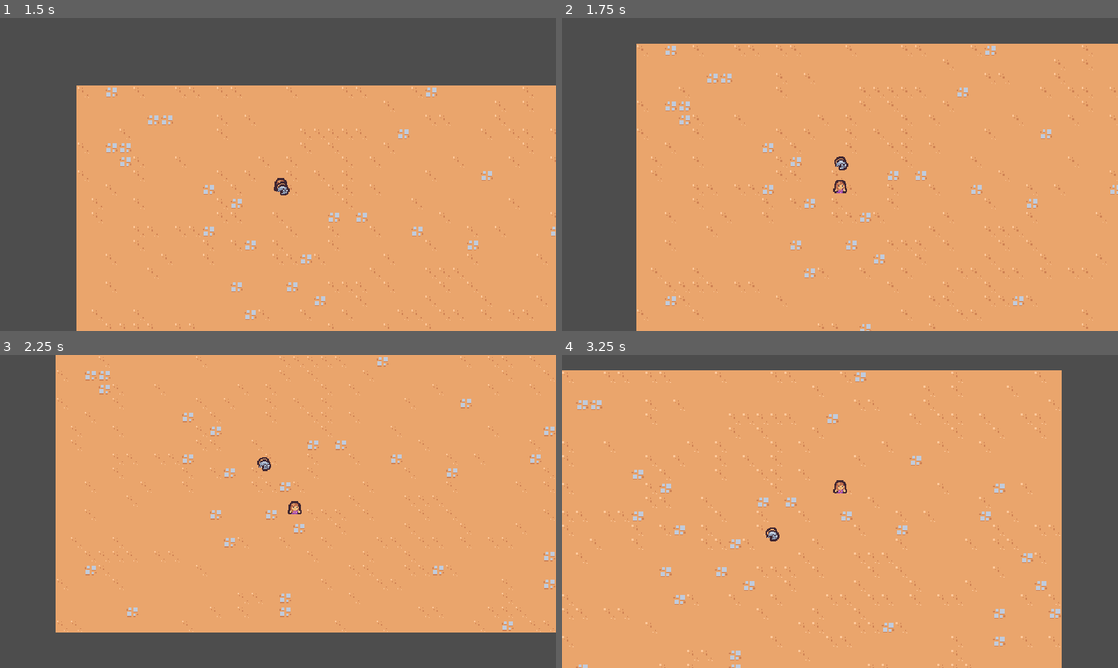
Above: before the commit, frames 1-4 (two rows, left to right).
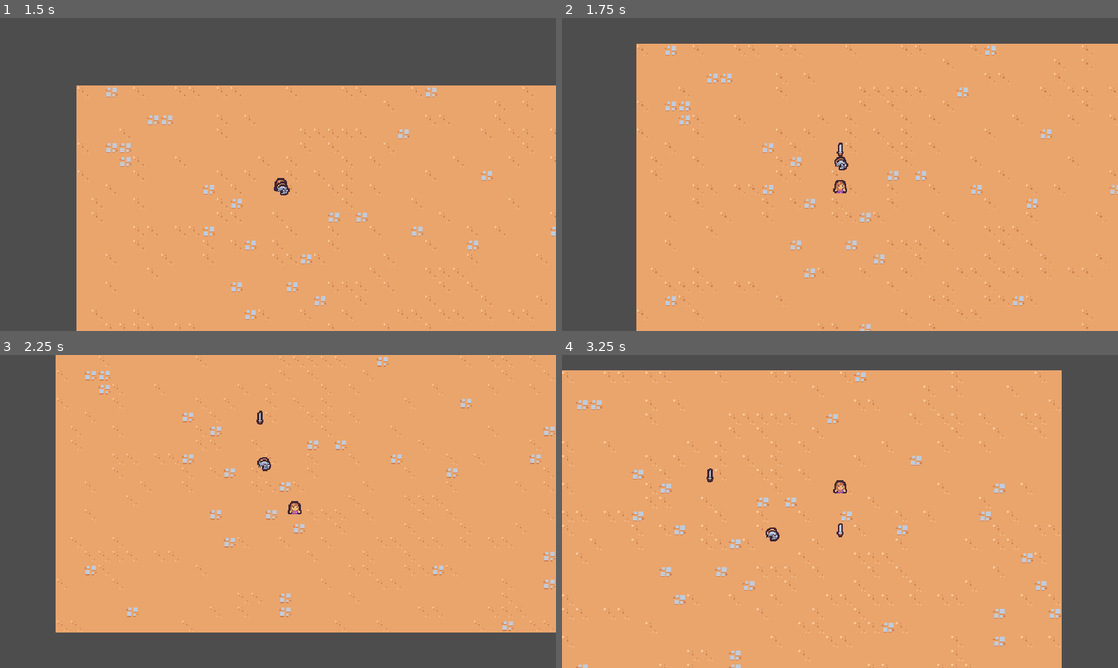
Above: after the commit, the same moments.

Repository: lilyplum/godot-tutorial
Game: Godot game, scene res://scenes/main/main.tscn
Two runs of this game, one before a commit and one after it. Both use one fixed random seed, a clock stepped at 60 frames per second and the inputs below.
Inputs:
- Up to frame 1 (1.5 s): hold D (move_right) 0.53-1.28 s; hold S (move_down) from 1.28 s (still down)
- Up to frame 2 (1.75 s): keep holding S (move_down)
- Up to frame 3 (2.25 s): release S (move_down) at 2.03 s; hold D (move_right) from 2.03 s (still down)
- Up to frame 4 (3.25 s): release D (move_right) at 2.78 s; hold W (move_up) from 2.78 s (still down)

Frame 1 is identical in both runs. In frame 2, less than 0.1% of the frame differs, in the area x 49-51%, y 39-45%; in frame 3, less than 0.1%; in frame 4, less than 0.1%, in the area x 26-51%, y 36-59%.

Commit message:
add sowrd

Diff:
--- /dev/null
+++ b/2DSurvivor/scenes/ability/sword_ability/sword_ability.tscn
@@ -0,0 +1,9 @@
+[gd_scene load_steps=2 format=3 uid="uid://8t5roiy7c456"]
+
+[ext_resource type="Texture2D" uid="uid://cry7ltt8nv3m5" path="res://scenes/ability/sword_ability/sword.png" id="1_ebvkp"]
+
+[node name="SwordAbility" type="Node2D"]
+
+[node name="Sprite2D" type="Sprite2D" parent="."]
+texture = ExtResource("1_ebvkp")
+offset = Vector2(0, -4)
--- /dev/null
+++ b/2DSurvivor/scenes/ability/sword_ability_controller/sword_ability_controller.gd
@@ -0,0 +1,16 @@
+extends Node
+
+@export var sword_ability: PackedScene
+
+# Called when the node enters the scene tree for the first time.
+func _ready():
+	$Timer.timeout.connect(on_timer_timeout)
+
+func on_timer_timeout():
+	var player = get_tree().get_first_node_in_group("player") as Node2D
+	if player == null:
+		return
+
+	var sword_instance = sword_ability.instantiate() as Node2D
+	player.get_parent().add_child(sword_instance)
+	sword_instance.global_position = player.global_position
--- /dev/null
+++ b/2DSurvivor/scenes/ability/sword_ability_controller/sword_ability_controller.tscn
@@ -0,0 +1,12 @@
+[gd_scene load_steps=3 format=3 uid="uid://050vnfkp1twp"]
+
+[ext_resource type="Script" path="res://scenes/ability/sword_ability_controller/sword_ability_controller.gd" id="1_lgnm0"]
+[ext_resource type="PackedScene" uid="uid://8t5roiy7c456" path="res://scenes/ability/sword_ability/sword_ability.tscn" id="2_txn1w"]
+
+[node name="SwordAbilityController" type="Node"]
+script = ExtResource("1_lgnm0")
+sword_ability = ExtResource("2_txn1w")
+
+[node name="Timer" type="Timer" parent="."]
+wait_time = 1.5
+autostart = true
--- a/2DSurvivor/scenes/player/player.tscn
+++ b/2DSurvivor/scenes/player/player.tscn
@@ -1,7 +1,8 @@
-[gd_scene load_steps=4 format=3 uid="uid://d1xjxonb55c65"]
+[gd_scene load_steps=5 format=3 uid="uid://d1xjxonb55c65"]
 
 [ext_resource type="Script" path="res://scenes/player/player.gd" id="1_5lcoy"]
 [ext_resource type="Texture2D" uid="uid://bnbg1csukflb6" path="res://scenes/player/player.png" id="1_mhm7o"]
+[ext_resource type="PackedScene" uid="uid://050vnfkp1twp" path="res://scenes/ability/sword_ability_controller/sword_ability_controller.tscn" id="2_u0pal"]
 
 [sub_resource type="CircleShape2D" id="CircleShape2D_8s853"]
 radius = 5.0
@@ -10,6 +11,10 @@
 collision_layer = 0
 script = ExtResource("1_5lcoy")
 
+[node name="AbilityManager" type="Node" parent="."]
+
+[node name="SwordAbilityController" parent="AbilityManager" instance=ExtResource("2_u0pal")]
+
 [node name="Sprite2D" type="Sprite2D" parent="."]
 texture = ExtResource("1_mhm7o")
 offset = Vector2(0, -8)
Binary file added: 2DSurvivor/scenes/ability/sword_ability/sword.png
Not shown, added: 2DSurvivor/scenes/ability/sword_ability/sword.png.import
